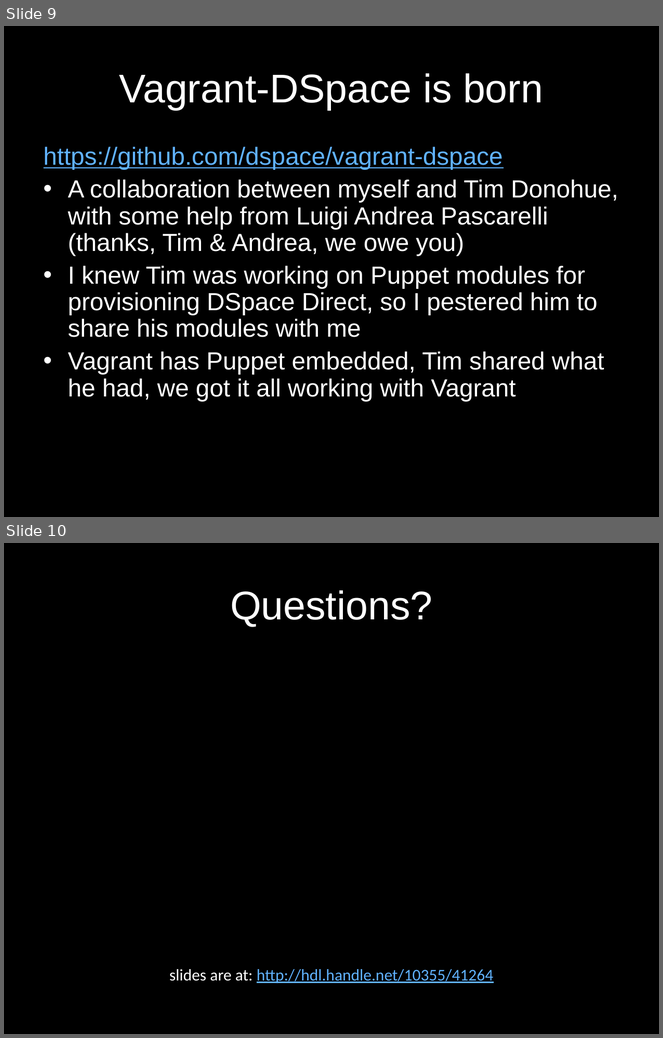
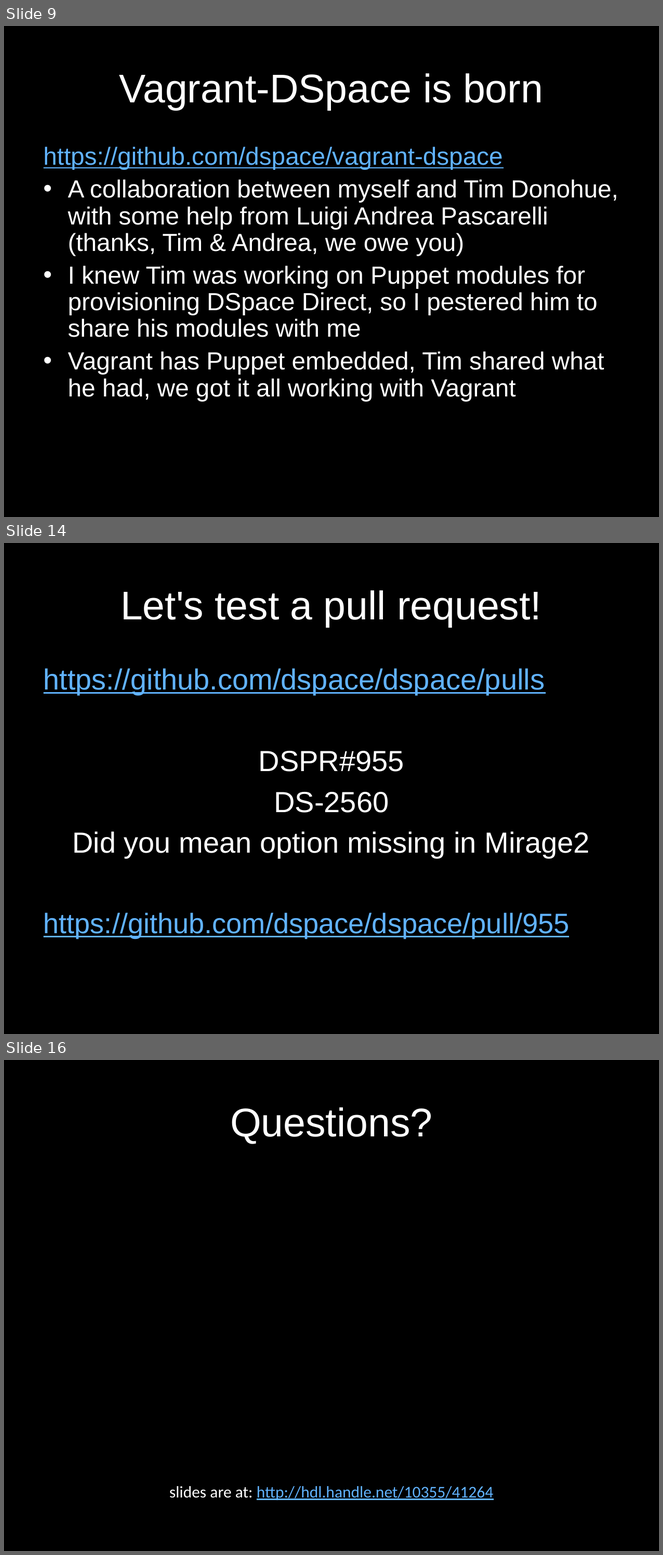
Before and after one commit to hardyoyo/or2015-live-demo-vagrant-dspace, a slide deck: intro_slides.odp. Shown one above the other, each under a label of ours: slides 9 and 10 before the commit, slides 9, 14 and 16 after it; the slides between them are not shown. The pictures are 663x1038 and 663x1555 pixels, drawn with LibreOffice and Linux fonts; fonts in the diff are those of the drawing. Boxes give left, top, right and bottom in pixels: in the first picture for what was removed or moved away, otherwise in the second. Text is boxed around its words. In the diff, an @@ line names an element or a change of style, - is before the commit and + after.

```diff
--- a/intro_slides.odp
+++ b/intro_slides.odp
@@ slide 14 added at [4, 543, 659, 1034], background #000000 @@
@@ title added at [120, 590, 542, 627], 44 pt, text #FFFFFF @@
+Let's test a pull request!
@@ text added at [44, 668, 590, 939], 32 pt, text #61B3FF, underline @@
+https://github.com/dspace/dspace/pulls
+DSPR#955
+DS-2560
+Did you mean option missing in Mirage2
+https://github.com/dspace/dspace/pull/955
@@ what was slide 10 is now slide 16 @@
```
Also in this commit, not shown: 1 slide changed, 6 other slides added, 1 slide removed, 1 other file.
